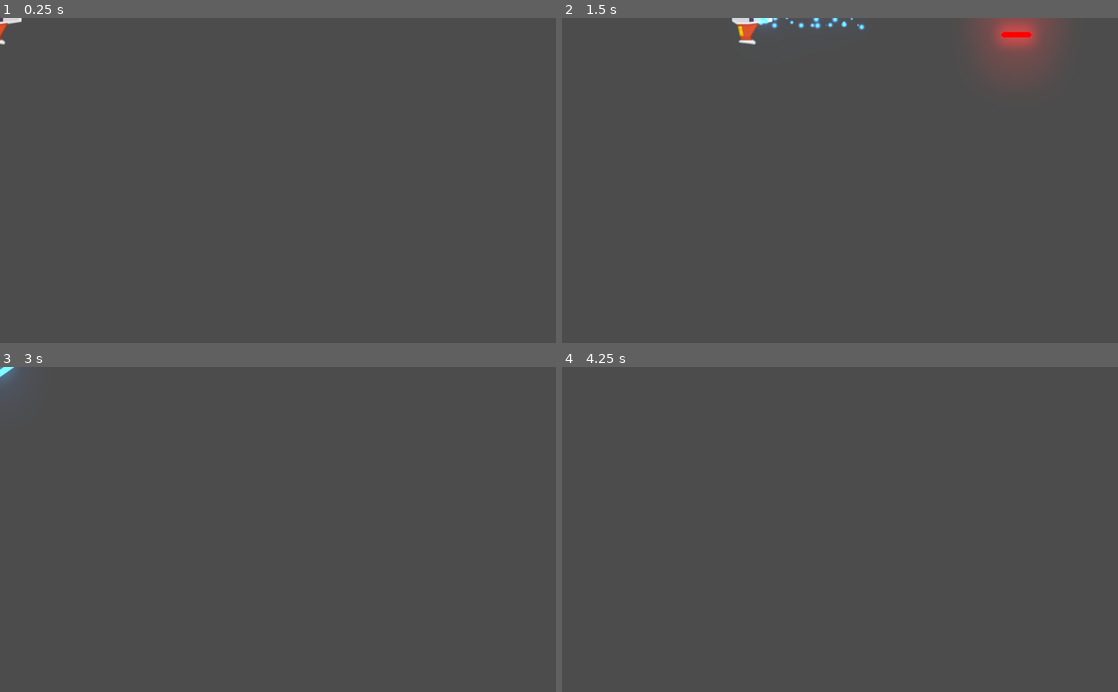
Above: before the commit, frames 1-4 (two rows, left to right).
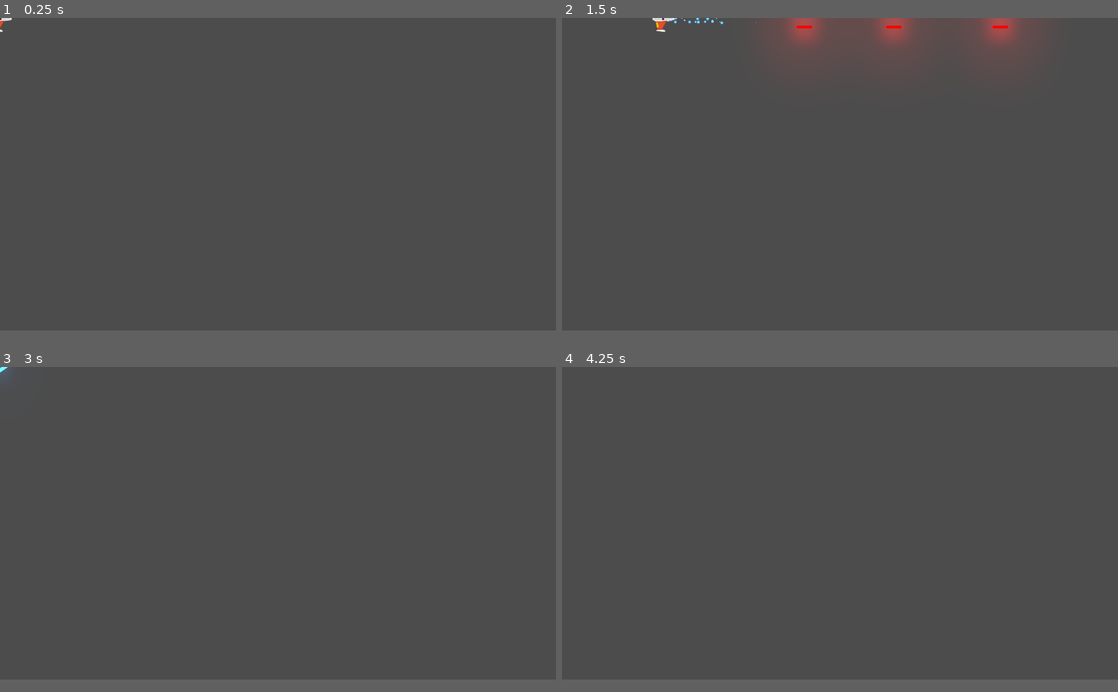
Above: after the commit, the same moments.

Repository: MarcosDaniel6/Proyecto_Meteorito
Game: Godot game, scene res://Juego/Niveles/NivelTest.tscn
Two runs of this game, one before a commit and one after it. Both use one fixed random seed, a clock stepped at 60 frames per second and the inputs below.
Inputs:
- Up to frame 1 (0.25 s): no input
- Up to frame 2 (1.5 s): tap Enter at 0.5 s; hold W (mover_adelante) 0.53-1.28 s; hold Space (disparo_principal) 0.53-1.28 s; hold S (mover_atras) from 1.28 s (still down); tap K (disparo_secundario) at 1.35 s
- Up to frame 3 (3 s): release S (mover_atras) at 2.03 s; hold A (rotar_antihorario) 2.03-2.78 s; hold W (mover_adelante) from 2.03 s (still down); tap Space (disparo_principal) at 2.75 s; tap D (rotar_horario) at 2.85 s
- Up to frame 4 (4.25 s): release W (mover_adelante) at 3.53 s; hold S (mover_atras) from 3.53 s (still down); hold Space (disparo_principal) from 3.53 s (still down)
In our replay, the window is 800x468 before the commit and 800x450 after it. These sizes can differ from the game's own. Grey fills any space a smaller window leaves; there, only what the larger window draws over its background counts as a difference.

The runs differ from the first frame. In frame 1, 0.1% of the frame differs, in the area x 0-4%, y 0-9%; in frame 2, 3.1%, in the area x 16-87%, y 0-11%; in frame 3, less than 0.1%; in frame 4, only the window size differs.

Commit message:
ProyEnemyPlay

Diff:
--- a/Juego/Naves/Player/Player.tscn
+++ b/Juego/Naves/Player/Player.tscn
@@ -10,6 +10,9 @@
 radius = 36.0139
 
 [node name="Player" type="RigidBody2D"]
+z_index = 50
+z_as_relative = false
+collision_mask = 22
 physics_material_override = ExtResource( 2 )
 gravity_scale = 0.0
 can_sleep = false
--- a/Juego/Proyectiles/Laser/LaserBeam2D.tscn
+++ b/Juego/Proyectiles/Laser/LaserBeam2D.tscn
@@ -61,6 +61,8 @@
 color_ramp = SubResource( 2 )
 
 [node name="LaserBeam2D" type="RayCast2D"]
+z_index = 41
+z_as_relative = false
 enabled = true
 cast_to = Vector2( 0, 0 )
 script = ExtResource( 1 )
--- a/Juego/Proyectiles/Proyectil.tscn
+++ b/Juego/Proyectiles/Proyectil.tscn
@@ -1,14 +1,13 @@
-[gd_scene load_steps=4 format=2]
+[gd_scene load_steps=3 format=2]
 
 [ext_resource path="res://Juego/Proyectiles/Proyectil_Player.png" type="Texture" id=1]
 [ext_resource path="res://Juego/Proyectiles/Proyectil.gd" type="Script" id=2]
 
-[sub_resource type="CapsuleShape2D" id=1]
-radius = 5.83333
-height = 29.0
-
 [node name="Proyectil" type="Area2D"]
 scale = Vector2( 1.5, 1.2 )
+z_as_relative = false
+collision_layer = 0
+collision_mask = 0
 script = ExtResource( 2 )
 
 [node name="Sprite" type="Sprite" parent="."]
@@ -19,7 +18,6 @@
 [node name="CollisionShape2D" type="CollisionShape2D" parent="."]
 position = Vector2( -0.333333, 7.94728e-07 )
 rotation = 1.5708
-shape = SubResource( 1 )
 
 [node name="VisibilityNotifier2D" type="VisibilityNotifier2D" parent="."]
 position = Vector2( 1.43051e-06, 0 )
--- /dev/null
+++ b/Juego/Proyectiles/ProyectilEnemigo.tscn
@@ -0,0 +1,25 @@
+[gd_scene load_steps=4 format=2]
+
+[ext_resource path="res://Juego/Proyectiles/Proyectil.tscn" type="PackedScene" id=1]
+[ext_resource path="res://Juego/Proyectiles/proyectil_enemigo.png" type="Texture" id=2]
+
+[sub_resource type="CapsuleShape2D" id=1]
+radius = 4.16663
+height = 25.6667
+
+[node name="ProyectilEnemigo" instance=ExtResource( 1 )]
+z_index = 39
+collision_layer = 16
+collision_mask = 5
+
+[node name="Sprite" parent="." index="0"]
+modulate = Color( 0, 1.3, 0.35, 1 )
+texture = ExtResource( 2 )
+
+[node name="CollisionShape2D" parent="." index="1"]
+modulate = Color( 0.054902, 0.113725, 0.768627, 1 )
+shape = SubResource( 1 )
+
+[node name="VisibilityNotifier2D" parent="." index="2"]
+position = Vector2( -5.96046e-07, 0 )
+scale = Vector2( 2.06667, 0.416667 )
--- /dev/null
+++ b/Juego/Proyectiles/ProyectilPlayer.tscn
@@ -0,0 +1,15 @@
+[gd_scene load_steps=3 format=2]
+
+[ext_resource path="res://Juego/Proyectiles/Proyectil.tscn" type="PackedScene" id=1]
+
+[sub_resource type="CapsuleShape2D" id=1]
+radius = 4.99994
+height = 30.6668
+
+[node name="ProyectilPlayer" instance=ExtResource( 1 )]
+z_index = 40
+collision_layer = 8
+collision_mask = 6
+
+[node name="CollisionShape2D" parent="." index="1"]
+shape = SubResource( 1 )
--- a/Juego/Proyectiles/canion.tscn
+++ b/Juego/Proyectiles/canion.tscn
@@ -1,7 +1,7 @@
 [gd_scene load_steps=4 format=2]
 
 [ext_resource path="res://Juego/Proyectiles/canion.gd" type="Script" id=1]
-[ext_resource path="res://Juego/Proyectiles/Proyectil.tscn" type="PackedScene" id=2]
+[ext_resource path="res://Juego/Proyectiles/ProyectilPlayer.tscn" type="PackedScene" id=2]
 [ext_resource path="res://Juego/Sfx/DisparoPrimario.ogg" type="AudioStream" id=3]
 
 [node name="canion" type="Node2D"]
--- a/project.godot
+++ b/project.godot
@@ -46,11 +46,22 @@
 
 config/name="Proyecto_Meteorito"
 run/main_scene="res://Juego/Niveles/NivelTest.tscn"
-config/icon="res://icon.png"
+config/icon="res://IconoJuego.png"
 
 [autoload]
 
 Eventos="*res://Juego/Autoloads/Eventos.gd"
+
+[display]
+
+window/size/width=1920
+window/size/height=1080
+window/size/resizable=false
+window/size/always_on_top=true
+window/size/test_width=1280
+window/size/test_height=720
+window/stretch/mode="2d"
+window/stretch/aspect="keep"
 
 [gui]
 
@@ -99,6 +110,14 @@
  ]
 }
 
+[layer_names]
+
+2d_physics/layer_1="player"
+2d_physics/layer_2="enemigo"
+2d_physics/layer_3="meteorito"
+2d_physics/layer_4="proyectil_player"
+2d_physics/layer_5="proyectil_enemigo"
+
 [physics]
 
 common/enable_pause_aware_picking=true
Binary file added: IconoJuego.png
Not shown, added: IconoJuego.png.import
Binary file added: Juego/Proyectiles/proyectil_enemigo.png
Not shown, added: Juego/Proyectiles/proyectil_enemigo.png.import
